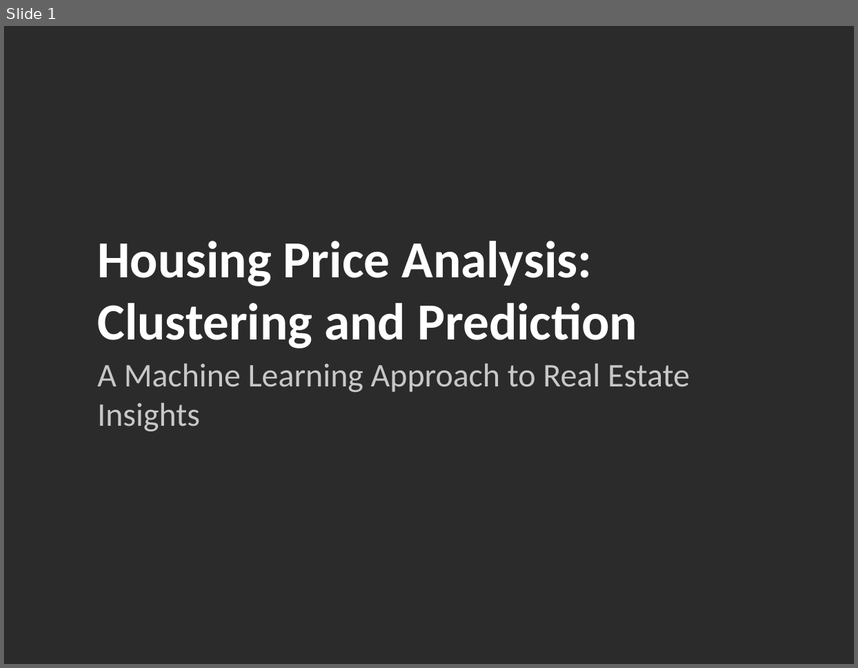
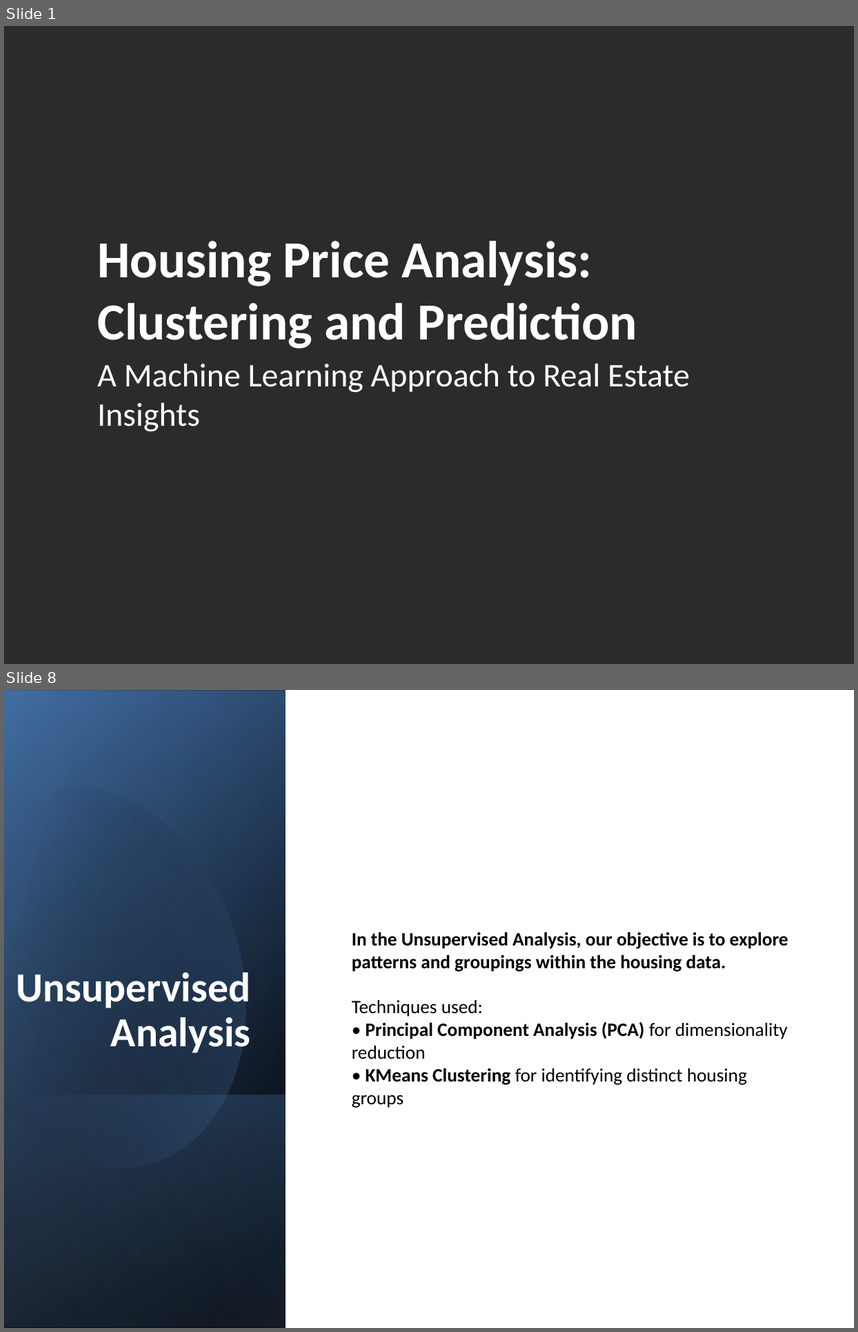
Before and after one commit to Niccolo901/Artificial_intelligence_repo, a slide deck: Housing_Price_Analysis_Presentation.pptx. Shown one above the other, each under a label of ours: slide 1 before the commit, slides 1 and 8 after it; the slides between them are not shown. The pictures are 858x668 and 858x1332 pixels, drawn with LibreOffice and Linux fonts; fonts in the diff are those of the drawing; background and template pictures are left out; a plain dark background stands for a picture behind light text. Boxes give left, top, right and bottom in pixels: in the first picture for what was removed or moved away, otherwise in the second. Text is boxed around its words. In the diff, an @@ line names an element or a change of style, - is before the commit and + after.

```diff
--- a/Housing_Price_Analysis_Presentation.pptx
+++ b/Housing_Price_Analysis_Presentation.pptx
@@ slide 8 added at box(4, 690, 854, 1328), background #FFFFFF @@
@@ rectangle added at box(4, 690, 854, 1328), fill #FFFFFF @@
@@ rectangle added at box(5, 690, 286, 1327), fill gradient #000000 to #376092 @@
@@ rectangle added at box(5, 691, 286, 1328), fill gradient #000000 to #4F81BD @@
@@ rectangle added at box(5, 690, 286, 1326), fill gradient #000000 to #95B3D7 @@
@@ freeform shape added at box(4, 750, 290, 1199), fill gradient #000000 to #4F81BD @@
@@ text added at box(352, 931, 789, 1107), 16 pt, text #000000, bold @@
+In the Unsupervised Analysis, our objective is to explore patterns and groupings within the housing data.
+Techniques used:
+• Principal Component Analysis (PCA) for dimensionality reduction
+• KMeans Clustering for identifying distinct housing groups
@@ text added at box(16, 972, 251, 1053), 35 pt, text #FFFFFF, bold @@
+Unsupervised Analysis
@@ rectangle added at box(5, 1095, 286, 1328), fill gradient #4F81BD to #000000 @@
@@ slide 1 changed as well @@
@@ text "A Machine Learning Approach to ..." at box(97, 363, 690, 432): text colour #C8C8C8 to #FFFFFF @@
```
Also in this commit, not shown: 2 other slides changed, 19 other slides added, 6 slides removed, 12 other files.
